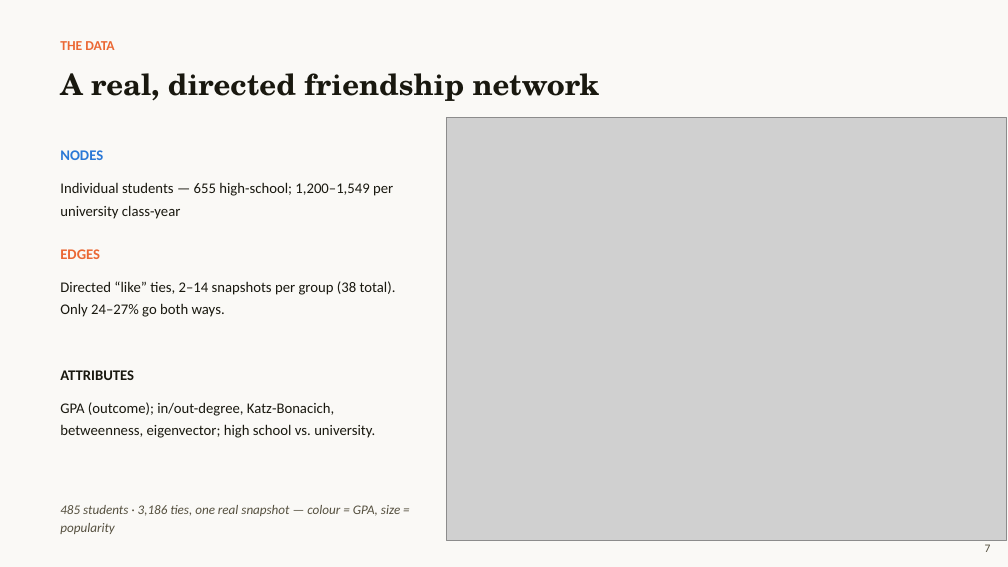
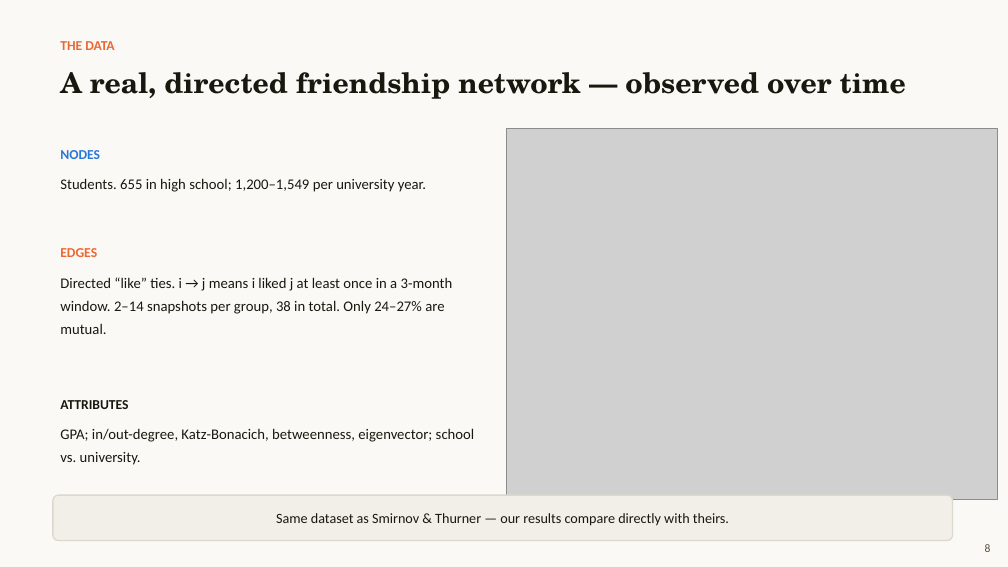
Before and after one commit to TingyingHuang/ECC3841-network-position-and-academic-performance, a slide deck: slide 8 of slides/Presentation1.pptx (slide 7 before the commit). Drawn at 1008x567 pixels with LibreOffice and Linux fonts; fonts in the diff are those of the drawing; grey boxes stand for pictures. Boxes give left, top, right and bottom in pixels: in the first picture for what was removed or moved away, otherwise in the second. Text is boxed around its words. In the diff, an @@ line names an element or a change of style, - is before the commit and + after.

```diff
--- a/slides/Presentation1.pptx
+++ b/slides/Presentation1.pptx
@@ text at [60, 72, 906, 99]: text changed; size 28 to 27 pt @@
-A real, directed friendship network
+A real, directed friendship network — observed over time
@@ picture: place and size @@
-picture at [446, 117, 1007, 541]
+picture at [507, 129, 997, 499]
@@ text at [60, 178, 426, 192]: text changed @@
-Individual students — 655 high-school; 1,200–1,549 per university class-year
+Students. 655 in high school; 1,200–1,549 per university year.
@@ text at [60, 277, 453, 334]: text changed @@
-Directed “like” ties, 2–14 snapshots per group (38 total). Only 24–27% go both ways.
+Directed “like” ties. i → j means i liked j at least once in a 3-month window. 2–14 snapshots per group, 38 in total. Only 24–27% are mutual.
@@ size 14 to 13 pt in 3 elements at [60, 150, 100, 159], [60, 248, 97, 257], [60, 400, 128, 409] @@
@@ text "ATTRIBUTES": place and size @@
-text "ATTRIBUTES" at [60, 370, 134, 380]
+text "ATTRIBUTES" at [60, 400, 128, 409]
@@ text at [60, 428, 475, 465]: text changed @@
-GPA (outcome); in/out-degree, Katz-Bonacich, betweenness, eigenvector; high school vs. university.
+GPA; in/out-degree, Katz-Bonacich, betweenness, eigenvector; school vs. university.
@@ rounded rectangle added at [53, 495, 953, 541], fill #F1EFE8, outline #DDD8CD 1.25 pt, 13.5 pt, text #19180F @@
+Same dataset as Smirnov & Thurner — our results compare directly with theirs.
@@ text removed at [60, 505, 400, 534] @@
-485 students · 3,186 ties, one real snapshot — colour = GPA, size = popularity
@@ text at [985, 544, 991, 552]: text changed @@
-7
+8
```
Also in this commit, not shown: 3 other slides changed, 8 slides added, 5 slides removed, 9 other files.
